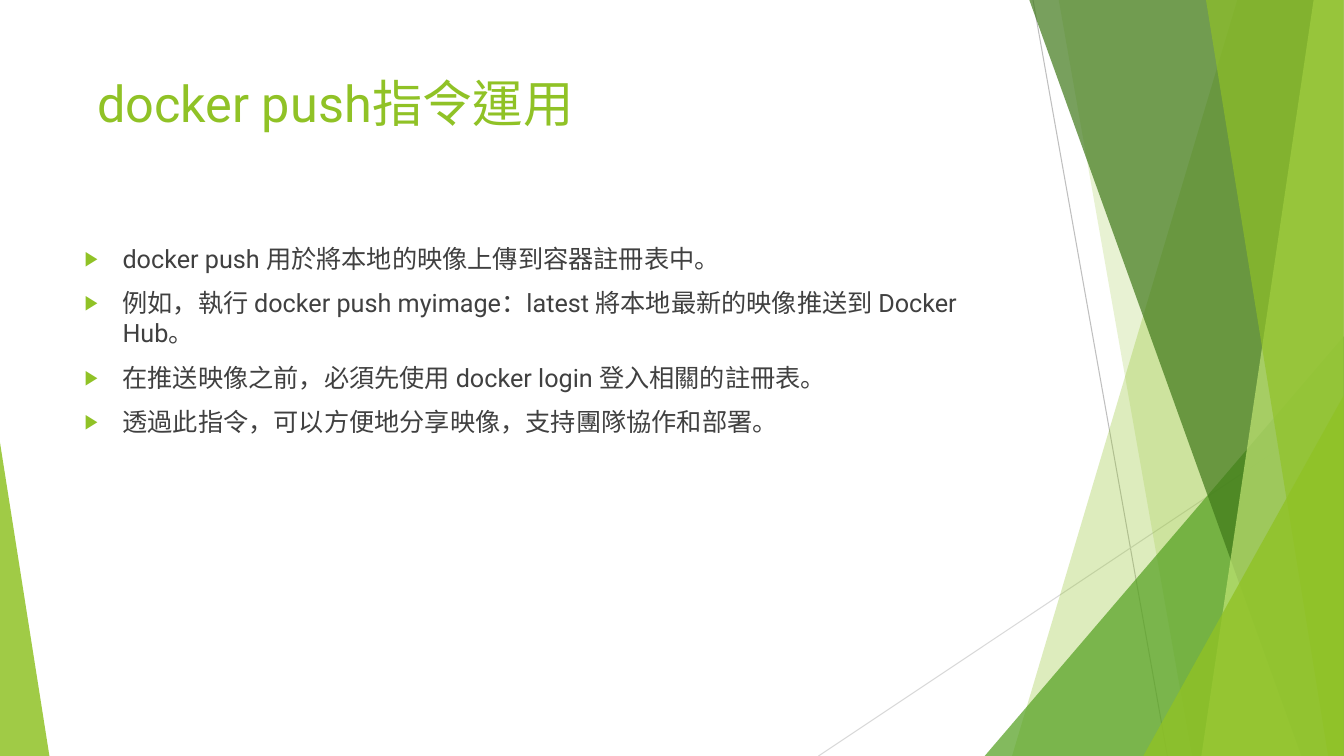
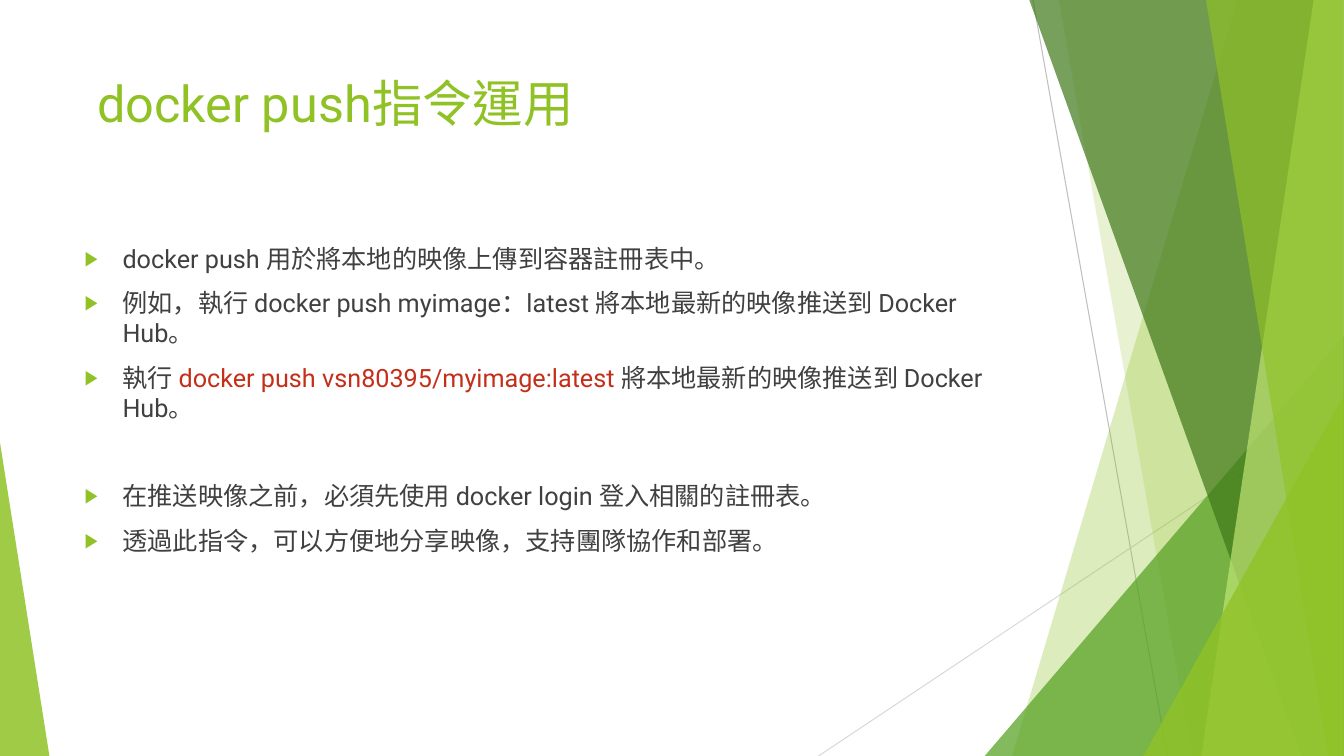
Before and after one commit to coolyuoo/Docker.Class3, a slide deck: slide 18 of 單元3.Dockerfile 解析.pptx. Drawn at 1344x756 pixels with LibreOffice and Linux fonts; fonts in the diff are those of the drawing. Boxes give left, top, right and bottom in pixels: in the first picture for what was removed or moved away, otherwise in the second. Text is boxed around its words. In the diff, an @@ line names an element or a change of style, - is before the commit and + after.

```diff
--- a/單元3.Dockerfile 解析.pptx
+++ b/單元3.Dockerfile 解析.pptx
@@ text at box(123, 366, 982, 419): paragraph added @@
+▶ 執行 docker push vsn80395/myimage:latest 將本地最新的映像推送到 Docker Hub。
```
Also in this commit, not shown: 5 other slides changed.
